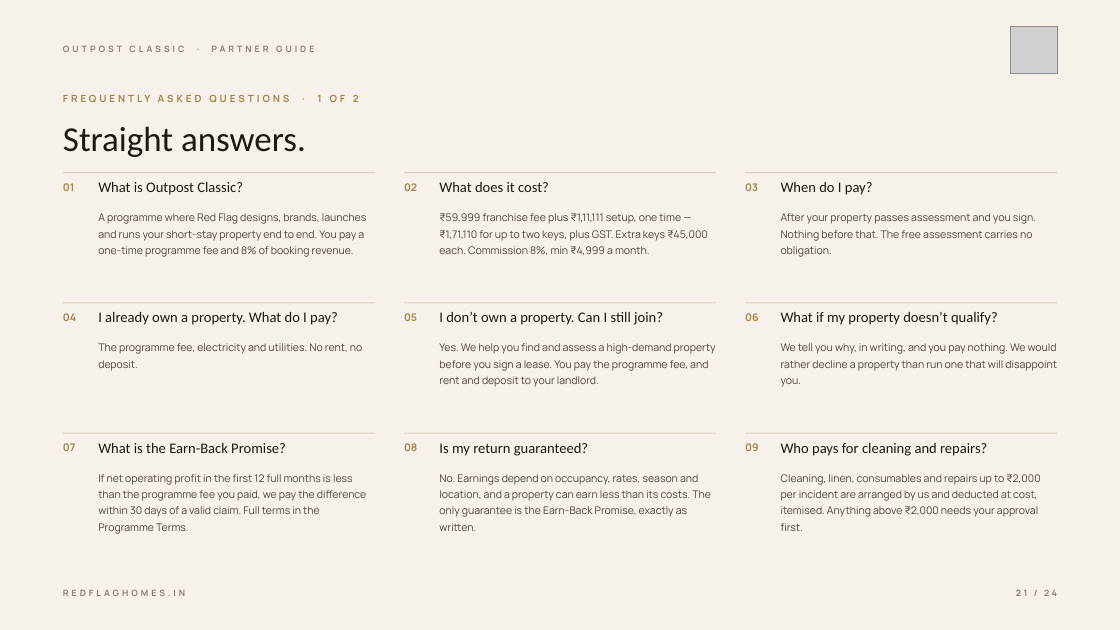
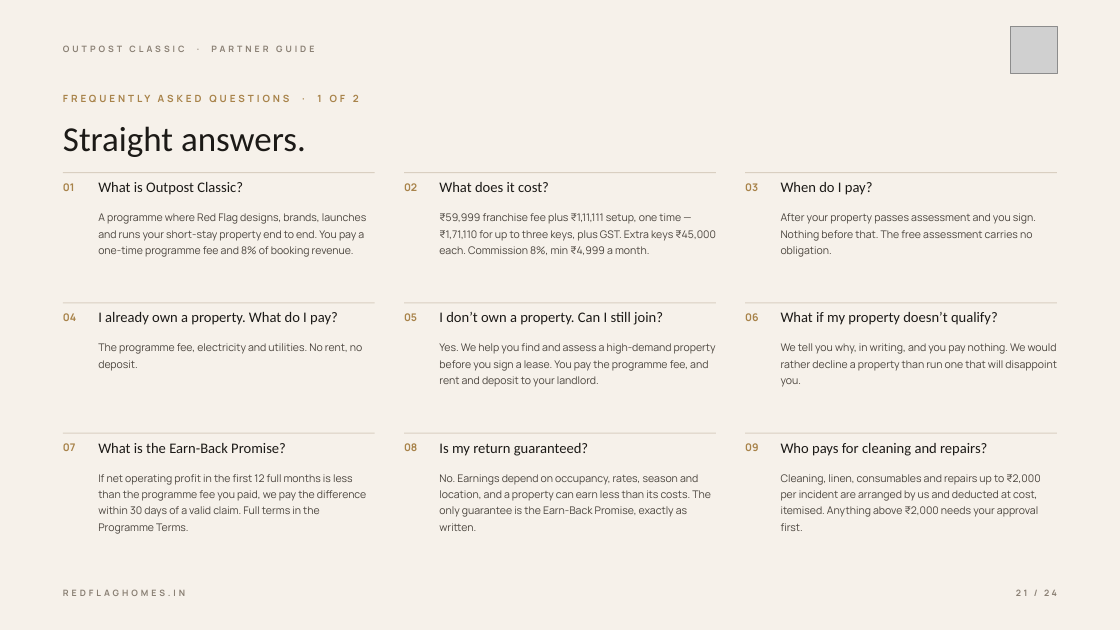
Before and after one commit to priyanshu777-hue/Red-Flag-Home-, a slide deck: slide 21 of ppt_tasks/outpost-classic-partner-guide/output/Outpost_Classic_Partner_Guide.pptx. Drawn at 1120x630 pixels with LibreOffice and Linux fonts; fonts in the diff are those of the drawing; grey boxes stand for pictures. Boxes give left, top, right and bottom in pixels: in the first picture for what was removed or moved away, otherwise in the second. Text is boxed around its words. In the diff, an @@ line names an element or a change of style, - is before the commit and + after.

```diff
--- a/ppt_tasks/outpost-classic-partner-guide/output/Outpost_Classic_Partner_Guide.pptx
+++ b/ppt_tasks/outpost-classic-partner-guide/output/Outpost_Classic_Partner_Guide.pptx
@@ text at bbox=[439, 213, 716, 255]: text changed @@
-₹59,999 franchise fee plus ₹1,11,111 setup, one time — ₹1,71,110 for up to two keys, plus GST. Extra keys ₹45,000 each. Commission 8%, min ₹4,999 a month.
+₹59,999 franchise fee plus ₹1,11,111 setup, one time — ₹1,71,110 for up to three keys, plus GST. Extra keys ₹45,000 each. Commission 8%, min ₹4,999 a month.
```
Also in this commit, not shown: 6 other slides changed, 10 other files.
